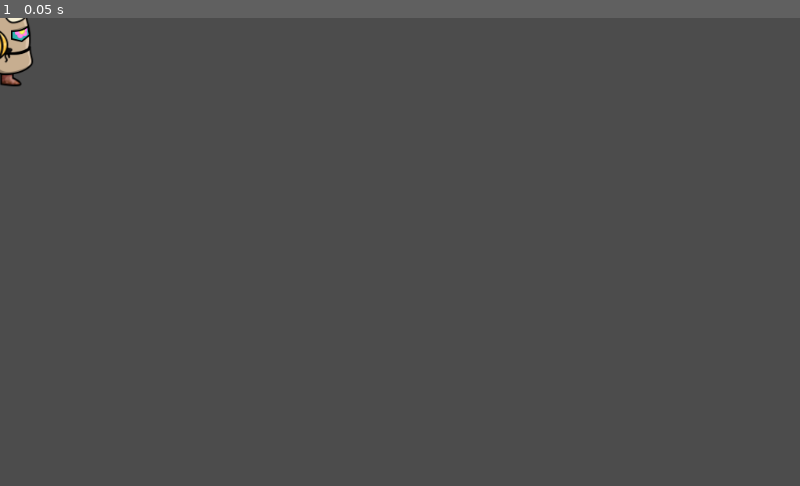
Above: before the commit, frame 1.
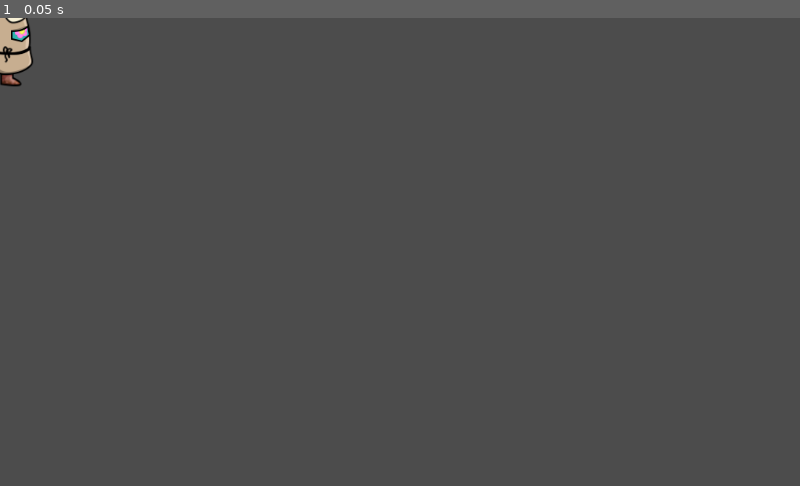
Above: after the commit, the same moment.

Repository: bigasdev/zumbilandia
Game: Godot game, scene res://enemies/Zombie.tscn
Two runs of this game, one before a commit and one after it. Both use one fixed random seed, a clock stepped at 60 frames per second and the inputs below. This scene is started directly instead of the project's main scene.
Inputs:
- Up to frame 1 (0.05 s): no input

The runs differ from the first frame. In frame 1, less than 0.1% of the frame differs, in the area x 0-2%, y 2-9%.
Error after the commit: Invalid get index 'position' (on base: 'Nil'). (res://enemies/Zombie.gd:19)

Commit message:
feat: start of the zombie

Diff:
--- a/common/Spawner.gd
+++ b/common/Spawner.gd
@@ -21,6 +21,6 @@
 func _on_Timer_timeout():
 	if !StateManager.game_running(): return
 
-	var npc = preload("res://characters/Npc.tscn")
-	add_child(npc.instance())
+	var zombie = preload("res://enemies/Zombie.tscn")
+	add_child(zombie.instance())
 	pass # Replace with function body.
--- /dev/null
+++ b/enemies/Zombie.gd
@@ -0,0 +1,25 @@
+extends KinematicBody2D
+
+
+# Declare member variables here. Examples:
+# var a = 2
+# var b = "text"
+
+export var offset : Vector2
+
+var rng = RandomNumberGenerator.new()
+
+# Called when the node enters the scene tree for the first time.
+func _ready():
+
+	# get a random position based in an offset around the player
+	rng.randomize()
+	var offset_x = rng.randf_range(-offset.x, offset.x)
+	var offset_y = rng.randf_range(-offset.y, offset.y)
+	position = Global.player.position + Vector2(offset_x, offset_y)
+	pass # Replace with function body.
+
+
+# Called every frame. 'delta' is the elapsed time since the previous frame.
+#func _process(delta):
+#	pass
--- a/enemies/Zombie.tscn
+++ b/enemies/Zombie.tscn
@@ -1,6 +1,22 @@
-[gd_scene load_steps=2 format=2]
+[gd_scene load_steps=4 format=2]
 
-[ext_resource path="res://characters/Npc.tscn" type="PackedScene" id=1]
+[ext_resource path="res://characters/sprites/npc.png" type="Texture" id=1]
+[ext_resource path="res://enemies/Zombie.gd" type="Script" id=2]
 
-[node name="Zombie" instance=ExtResource( 1 )]
-script = null
+[sub_resource type="RectangleShape2D" id=1]
+extents = Vector2( 40.5, 78.5 )
+
+[node name="Zombie" type="KinematicBody2D"]
+script = ExtResource( 2 )
+offset = Vector2( 700, 700 )
+
+[node name="Sprite" type="Sprite" parent="."]
+texture = ExtResource( 1 )
+
+[node name="CollisionShape2D" type="CollisionShape2D" parent="."]
+shape = SubResource( 1 )
+
+[node name="Timers" type="Node" parent="."]
+
+[node name="Shoot" type="Timer" parent="Timers"]
+autostart = true
